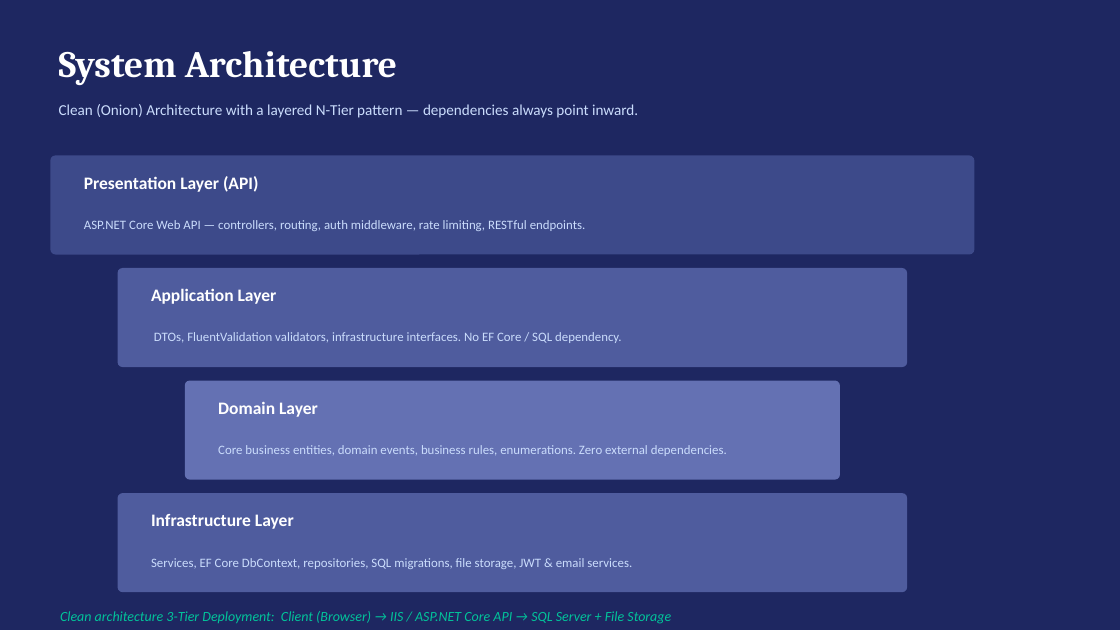
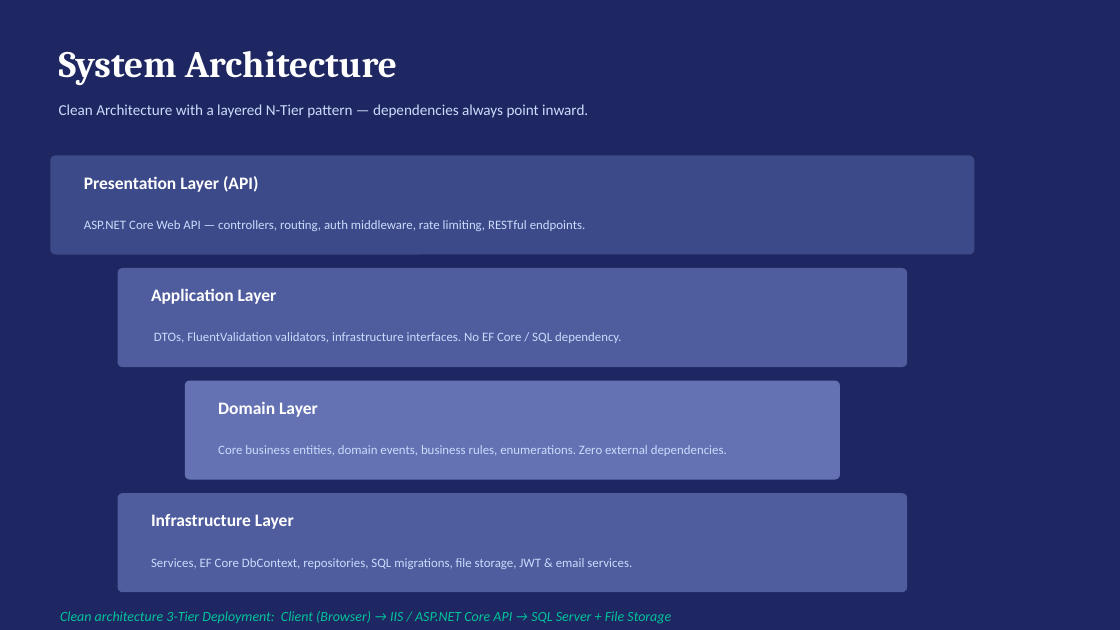
Before and after one commit to OsamaAhmedX04/Tumor-Hospital, a slide deck: slide 5 of THMS-Presentation.pptx. Drawn at 1120x630 pixels with LibreOffice and Linux fonts; fonts in the diff are those of the drawing. Boxes give left, top, right and bottom in pixels: in the first picture for what was removed or moved away, otherwise in the second. Text is boxed around its words. In the diff, an @@ line names an element or a change of style, - is before the commit and + after.

```diff
--- a/THMS-Presentation.pptx
+++ b/THMS-Presentation.pptx
@@ text at [59, 104, 588, 118]: text changed @@
-Clean (Onion) Architecture with a layered N-Tier pattern — dependencies always point inward.
+Clean Architecture with a layered N-Tier pattern — dependencies always point inward.
```
Also in this commit, not shown: 5 other slides changed.
